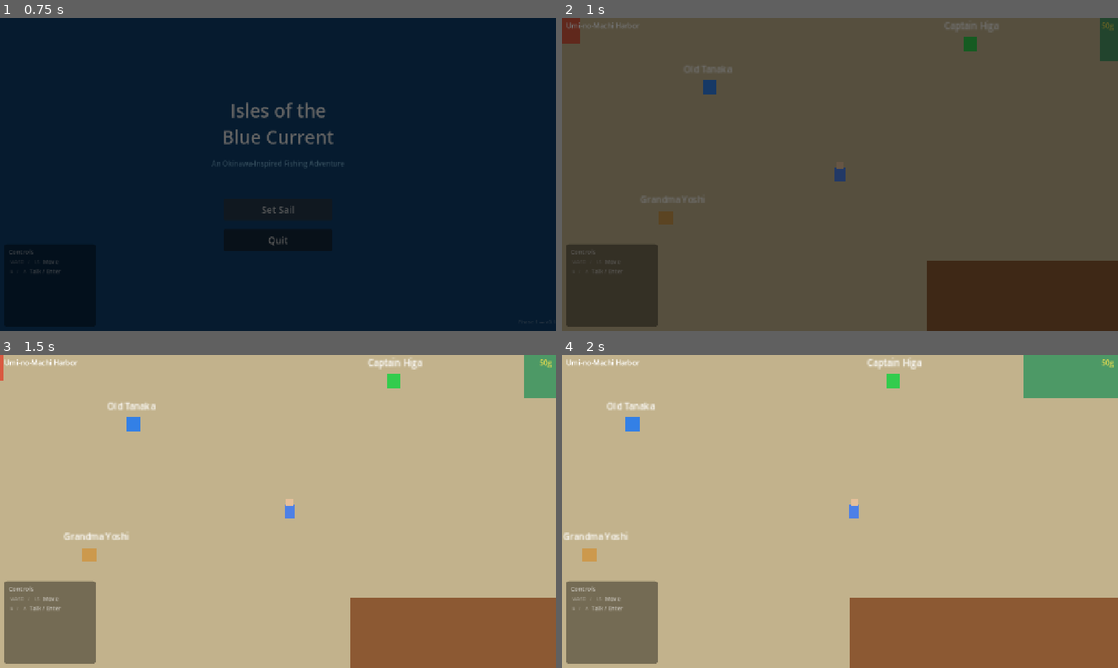
Above: before the commit, frames 1-4 (two rows, left to right).
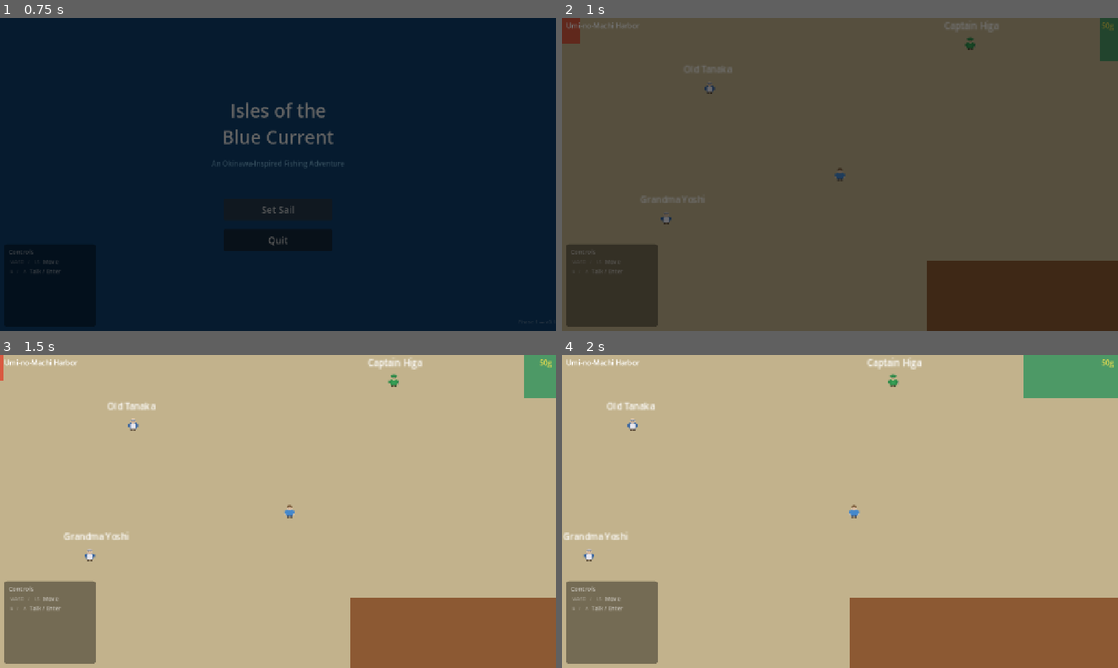
Above: after the commit, the same moments.

Repository: ragnorak02/fishing
Game: Godot game, scene res://scenes/main_menu/MainMenu.tscn
Same seed, same stepped clock (60 frames per second), same inputs: the game is played once before the commit and once after it.
Inputs (mouse positions are in pixels of both pictures, inside the frame that each line leads up to):
- Up to frame 1 (0.75 s): click "Set Sail" at 0.5 s
- Up to frame 2 (1 s): no input
- Up to frame 3 (1.5 s): move the mouse to (400, 495) at 1.27 s; hold D (move_right) from 1.28 s (still down); tap R (transform_vehicle) at 1.35 s
- Up to frame 4 (2 s): keep holding D (move_right)

Frame 1 is identical in both runs. In frame 2, 0.4% of the frame differs, in the area x 17-75%, y 6-66%; in frame 3, 0.4%; in frame 4, 0.4%, in the area x 3-61%, y 6-66%.

Commit message:
feat(art): graphics pass v1 — replace ColorRect placeholders with SVG sprites
Wire 23 existing SVG assets to Sprite2D nodes across all entities (vehicle,
diver, fish, NPCs, harpoon, dive spots). Add CPUParticles2D effects for
dive spot glow, catch burst bubbles, and ambient underwater atmosphere.
Vehicle mode swap now uses modulate tinting. Fish sprites load dynamically
by species ID with value-based scaling and rarity color tinting.

Co-Authored-By: Claude Opus 4.6 <noreply@anthropic.com>

Diff:
--- a/game.config.json
+++ b/game.config.json
@@ -9,7 +9,8 @@
 	"testCommand": "tests/run-tests.bat",
 	"metadata": {
 		"lastGameplayUpdate": "2026-02-16",
-		"lastArtUpdate": "",
+		"lastArtUpdate": "2026-02-17",
+		"asset_stage": "placeholder_v1",
 		"buildVersion": "0.1.0",
 		"progressPercent": 100
 	}
--- /dev/null
+++ b/placeholder_manifest.json
@@ -0,0 +1,114 @@
+{
+	"pass": "graphics_v1",
+	"date": "2026-02-17",
+	"assets": [
+		{
+			"file": "assets/sprites/boat/boat.svg",
+			"replaces": "3 ColorRects in VehicleController.gd:34-57",
+			"swap_target": "Final boat/submarine sprite (multi-frame for surface + submerged)",
+			"dimensions": "32x48"
+		},
+		{
+			"file": "assets/sprites/npc/player_topdown.svg",
+			"replaces": "2 ColorRects in Player.gd:20-32",
+			"swap_target": "Final hub player top-down sprite",
+			"dimensions": "16x16"
+		},
+		{
+			"file": "assets/sprites/diver/diver.svg",
+			"replaces": "3 ColorRects in DiverController.gd:24-44",
+			"swap_target": "Final diver sprite (multi-frame swim cycle)",
+			"dimensions": "24x32"
+		},
+		{
+			"file": "assets/sprites/fish/sardine.svg",
+			"replaces": "3 ColorRects in FishAI.gd:54-78",
+			"swap_target": "Final sardine sprite",
+			"dimensions": "16x8"
+		},
+		{
+			"file": "assets/sprites/fish/mackerel.svg",
+			"replaces": "3 ColorRects in FishAI.gd:54-78",
+			"swap_target": "Final mackerel sprite",
+			"dimensions": "16x8"
+		},
+		{
+			"file": "assets/sprites/fish/sea_bream.svg",
+			"replaces": "3 ColorRects in FishAI.gd:54-78",
+			"swap_target": "Final sea bream sprite",
+			"dimensions": "16x8"
+		},
+		{
+			"file": "assets/sprites/fish/squid.svg",
+			"replaces": "3 ColorRects in FishAI.gd:54-78",
+			"swap_target": "Final squid sprite",
+			"dimensions": "16x16"
+		},
+		{
+			"file": "assets/sprites/fish/octopus.svg",
+			"replaces": "3 ColorRects in FishAI.gd:54-78",
+			"swap_target": "Final octopus sprite",
+			"dimensions": "16x16"
+		},
+		{
+			"file": "assets/sprites/fish/yellowtail.svg",
+			"replaces": "3 ColorRects in FishAI.gd:54-78",
+			"swap_target": "Final yellowtail sprite",
+			"dimensions": "16x8"
+		},
+		{
+			"file": "assets/sprites/fish/grouper.svg",
+			"replaces": "3 ColorRects in FishAI.gd:54-78",
+			"swap_target": "Final grouper sprite",
+			"dimensions": "16x12"
+		},
+		{
+			"file": "assets/sprites/fish/bluefin_tuna.svg",
+			"replaces": "3 ColorRects in FishAI.gd:54-78",
+			"swap_target": "Final bluefin tuna sprite",
+			"dimensions": "20x10"
+		},
+		{
+			"file": "assets/sprites/fish/manta_ray.svg",
+			"replaces": "3 ColorRects in FishAI.gd:54-78",
+			"swap_target": "Final manta ray sprite",
+			"dimensions": "24x16"
+		},
+		{
+			"file": "assets/sprites/fish/golden_koi.svg",
+			"replaces": "3 ColorRects in FishAI.gd:54-78",
+			"swap_target": "Final golden koi sprite",
+			"dimensions": "16x10"
+		},
+		{
+			"file": "assets/sprites/npc/fishmonger.svg",
+			"replaces": "1 ColorRect in NPC.gd:25-39",
+			"swap_target": "Final fishmonger NPC sprite",
+			"dimensions": "16x16"
+		},
+		{
+			"file": "assets/sprites/npc/upgrade_npc.svg",
+			"replaces": "1 ColorRect in NPC.gd:25-39",
+			"swap_target": "Final upgrade NPC sprite",
+			"dimensions": "16x16"
+		},
+		{
+			"file": "assets/sprites/ui/harpoon.svg",
+			"replaces": "2 ColorRects in Harpoon.gd:29-39",
+			"swap_target": "Final harpoon projectile sprite",
+			"dimensions": "24x6"
+		},
+		{
+			"file": "assets/sprites/environment/ocean/dive_spot.svg",
+			"replaces": "1 ColorRect 50x50 in DiveSpot.gd:20-25",
+			"swap_target": "Final dive spot indicator sprite",
+			"dimensions": "24x24"
+		},
+		{
+			"file": "assets/sprites/effects/bubble.svg",
+			"replaces": "N/A (new ambient particle texture)",
+			"swap_target": "Final bubble particle texture",
+			"dimensions": "8x8"
+		}
+	]
+}
--- a/scenes/dive_scene/DiveScene.gd
+++ b/scenes/dive_scene/DiveScene.gd
@@ -45,6 +45,9 @@
 	diver.add_to_group("diver")
 
 	_update_catch_label()
+
+	# Ambient underwater bubbles
+	_create_ambient_bubbles()
 
 func _create_boundaries() -> void:
 	var bounds := $Boundaries as StaticBody2D
@@ -112,6 +115,7 @@
 	pass  # Could add miss feedback
 
 func _spawn_catch_effect(pos: Vector2) -> void:
+	# Floating text
 	var effect := Label.new()
 	effect.text = "Caught!"
 	effect.add_theme_color_override("font_color", Color(1, 1, 0.3))
@@ -124,6 +128,45 @@
 	tween.parallel().tween_property(effect, "modulate:a", 0.0, 0.8)
 	tween.tween_callback(effect.queue_free)
 
+	# Bubble burst particles
+	var burst := CPUParticles2D.new()
+	burst.emitting = true
+	burst.one_shot = true
+	burst.amount = 12
+	burst.lifetime = 0.6
+	burst.explosiveness = 0.9
+	burst.direction = Vector2(0, -1)
+	burst.spread = 180.0
+	burst.gravity = Vector2(0, -20)
+	burst.initial_velocity_min = 30.0
+	burst.initial_velocity_max = 60.0
+	burst.scale_amount_min = 1.0
+	burst.scale_amount_max = 3.0
+	burst.color = Color(0.7, 0.9, 1.0, 0.6)
+	add_child(burst)
+	burst.global_position = pos
+	get_tree().create_timer(1.0).timeout.connect(burst.queue_free)
+
+func _create_ambient_bubbles() -> void:
+	var bubbles := CPUParticles2D.new()
+	bubbles.name = "AmbientBubbles"
+	bubbles.amount = 20
+	bubbles.lifetime = 4.0
+	bubbles.emission_shape = CPUParticles2D.EMISSION_SHAPE_RECTANGLE
+	bubbles.emission_rect_extents = Vector2(800, 50)
+	bubbles.position = Vector2(0, 500)
+	bubbles.direction = Vector2(0, -1)
+	bubbles.gravity = Vector2(0, -10)
+	bubbles.initial_velocity_min = 15.0
+	bubbles.initial_velocity_max = 40.0
+	bubbles.scale_amount_min = 0.5
+	bubbles.scale_amount_max = 2.0
+	bubbles.color = Color(0.66, 0.85, 0.94, 0.35)
+	var bubble_tex = load("res://assets/sprites/effects/bubble.svg")
+	if bubble_tex:
+		bubbles.texture = bubble_tex
+	add_child(bubbles)
+
 func _update_catch_label() -> void:
 	catch_label.text = "Catch: %d fish" % Inventory.current_haul.size()
 
--- a/scenes/hub_town/NPC.gd
+++ b/scenes/hub_town/NPC.gd
@@ -20,24 +20,18 @@
 	area.body_exited.connect(_on_body_exited)
 
 	if $Sprite2D.texture == null:
-		_create_placeholder_visual()
-
-func _create_placeholder_visual() -> void:
-	var color: Color
+		_load_npc_sprite()
+
+func _load_npc_sprite() -> void:
 	match npc_type:
 		"fishmonger":
-			color = Color(0.2, 0.5, 0.9)
+			$Sprite2D.texture = load("res://assets/sprites/npc/fishmonger.svg")
 		"upgrade":
-			color = Color(0.2, 0.8, 0.3)
+			$Sprite2D.texture = load("res://assets/sprites/npc/upgrade_npc.svg")
 		_:
-			color = Color(0.8, 0.6, 0.3)
-
-	var rect := ColorRect.new()
-	rect.size = Vector2(16, 16)
-	rect.position = Vector2(-8, -8)
-	rect.color = color
-	add_child(rect)
-
+			$Sprite2D.texture = load("res://assets/sprites/npc/fishmonger.svg")
+
+	# Name label above NPC
 	var label := Label.new()
 	label.text = npc_name
 	label.position = Vector2(-30, -28)
--- a/scenes/hub_town/Player.gd
+++ b/scenes/hub_town/Player.gd
@@ -13,23 +13,8 @@
 		capsule.height = 14.0
 		col.shape = capsule
 
-	# Create placeholder visual if no sprite texture
-	if sprite.texture == null:
-		_create_placeholder_visual()
-
-func _create_placeholder_visual() -> void:
-	var rect := ColorRect.new()
-	rect.size = Vector2(12, 16)
-	rect.position = Vector2(-6, -8)
-	rect.color = Color(0.3, 0.5, 0.9)
-	add_child(rect)
-
-	# Head
-	var head := ColorRect.new()
-	head.size = Vector2(8, 8)
-	head.position = Vector2(-4, -14)
-	head.color = Color(0.9, 0.75, 0.6)
-	add_child(head)
+	# Load player sprite
+	sprite.texture = preload("res://assets/sprites/npc/player_topdown.svg")
 
 func _physics_process(_delta: float) -> void:
 	var input_dir := Vector2(
--- a/scenes/ocean_surface/DiveSpot.gd
+++ b/scenes/ocean_surface/DiveSpot.gd
@@ -18,11 +18,26 @@
 	_create_glow()
 
 func _create_glow() -> void:
-	var glow := ColorRect.new()
-	glow.size = Vector2(50, 50)
-	glow.position = Vector2(-25, -25)
-	glow.color = Color(0, 0.9, 0.9, 0.3)
-	add_child(glow)
+	# Dive spot sprite
+	var spot_sprite := Sprite2D.new()
+	spot_sprite.texture = preload("res://assets/sprites/environment/ocean/dive_spot.svg")
+	spot_sprite.scale = Vector2(2.0, 2.0)
+	add_child(spot_sprite)
+
+	# Particle glow effect
+	var particles := CPUParticles2D.new()
+	particles.amount = 8
+	particles.lifetime = 2.0
+	particles.emission_shape = CPUParticles2D.EMISSION_SHAPE_SPHERE
+	particles.emission_sphere_radius = 20.0
+	particles.direction = Vector2(0, -1)
+	particles.gravity = Vector2.ZERO
+	particles.initial_velocity_min = 5.0
+	particles.initial_velocity_max = 15.0
+	particles.scale_amount_min = 0.3
+	particles.scale_amount_max = 0.8
+	particles.color = Color(0, 0.9, 0.9, 0.4)
+	add_child(particles)
 
 	# Label
 	var label := Label.new()
--- a/scripts/entities/DiverController.gd
+++ b/scripts/entities/DiverController.gd
@@ -18,30 +18,8 @@
 		capsule.height = 20.0
 		col.shape = capsule
 
-	if sprite.texture == null:
-		_create_placeholder_visual()
-
-func _create_placeholder_visual() -> void:
-	# Body
-	var body := ColorRect.new()
-	body.size = Vector2(12, 20)
-	body.position = Vector2(-6, -10)
-	body.color = Color(0.15, 0.15, 0.15)
-	add_child(body)
-
-	# Mask/goggles
-	var goggles := ColorRect.new()
-	goggles.size = Vector2(10, 4)
-	goggles.position = Vector2(-5, -12)
-	goggles.color = Color(0.3, 0.7, 0.9)
-	add_child(goggles)
-
-	# Fins
-	var fins := ColorRect.new()
-	fins.size = Vector2(14, 4)
-	fins.position = Vector2(-7, 10)
-	fins.color = Color(0.2, 0.2, 0.2)
-	add_child(fins)
+	# Load diver sprite
+	sprite.texture = preload("res://assets/sprites/diver/diver.svg")
 
 func _physics_process(delta: float) -> void:
 	# 8-directional swim input
--- a/scripts/entities/FishAI.gd
+++ b/scripts/entities/FishAI.gd
@@ -48,34 +48,19 @@
 	bounds = spawn_bounds
 	awareness_radius = species.awareness_radius
 
-	if sprite.texture == null:
-		_create_placeholder_visual()
+	_load_species_sprite()
 
-func _create_placeholder_visual() -> void:
-	if species == null:
+func _load_species_sprite() -> void:
+	if species == null or sprite == null:
 		return
-	var color := species.get_rarity_color()
-	# Fish body
-	var body := ColorRect.new()
-	var size_factor := clamp(species.base_value / 50.0, 0.5, 2.5)
-	body.size = Vector2(16 * size_factor, 8 * size_factor)
-	body.position = -body.size / 2.0
-	body.color = color
-	add_child(body)
-
-	# Tail
-	var tail := ColorRect.new()
-	tail.size = Vector2(5 * size_factor, 10 * size_factor)
-	tail.position = Vector2(-body.size.x / 2.0 - 5 * size_factor, -5 * size_factor)
-	tail.color = color.darkened(0.2)
-	add_child(tail)
-
-	# Eye
-	var eye := ColorRect.new()
-	eye.size = Vector2(2, 2)
-	eye.position = Vector2(body.size.x / 2.0 - 4, -2)
-	eye.color = Color.BLACK
-	add_child(eye)
+	var tex_path := "res://assets/sprites/fish/%s.svg" % species.id
+	if ResourceLoader.exists(tex_path):
+		sprite.texture = load(tex_path)
+		# Scale by species value — small common fish stay small, legendary fish are large
+		var size_factor := clamp(species.base_value / 50.0, 0.5, 2.5)
+		sprite.scale = Vector2(size_factor, size_factor)
+	# Tint slightly toward rarity color
+	sprite.modulate = species.get_rarity_color().lerp(Color.WHITE, 0.7)
 
 func _physics_process(delta: float) -> void:
 	state_timer -= delta
--- a/scripts/entities/Harpoon.gd
+++ b/scripts/entities/Harpoon.gd
@@ -26,18 +26,9 @@
 	collision_mask = 4   # Fish layer
 
 	# Visual
-	var line := ColorRect.new()
-	line.size = Vector2(20, 3)
-	line.position = Vector2(-2, -1.5)
-	line.color = Color(0.7, 0.7, 0.75)
-	add_child(line)
-
-	# Tip
-	var tip := ColorRect.new()
-	tip.size = Vector2(6, 5)
-	tip.position = Vector2(18, -2.5)
-	tip.color = Color(0.85, 0.85, 0.9)
-	add_child(tip)
+	var sprite := Sprite2D.new()
+	sprite.texture = preload("res://assets/sprites/ui/harpoon.svg")
+	add_child(sprite)
 
 	body_entered.connect(_on_body_entered)
 	area_entered.connect(_on_area_entered)
--- a/scripts/vehicle/VehicleController.gd
+++ b/scripts/vehicle/VehicleController.gd
@@ -4,18 +4,12 @@
 
 @onready var state_machine: VehicleStateMachine = $VehicleStateMachine
 
-# Placeholder visual nodes (created in _ready)
-var hull_rect: ColorRect
-var deck_rect: ColorRect
-var bow_rect: ColorRect
-
 signal mode_changed(mode: int)
 signal throttle_changed(throttle: float)
 
 func _ready() -> void:
-	# Create placeholder visual if no sprite texture
-	if $Sprite2D.texture == null:
-		_create_placeholder_visual()
+	# Load boat sprite
+	$Sprite2D.texture = preload("res://assets/sprites/boat/boat.svg")
 
 	# Set up collision shape (surface default)
 	var col: CollisionShape2D = $CollisionShape2D
@@ -30,31 +24,6 @@
 
 	# Init state machine
 	_init_state_machine()
-
-func _create_placeholder_visual() -> void:
-	# Vehicle body (hull)
-	hull_rect = ColorRect.new()
-	hull_rect.name = "HullRect"
-	hull_rect.size = Vector2(16, 32)
-	hull_rect.position = Vector2(-8, -16)
-	hull_rect.color = Color(0.55, 0.35, 0.2)  # Surface: brown
-	add_child(hull_rect)
-
-	# Vehicle deck
-	deck_rect = ColorRect.new()
-	deck_rect.name = "DeckRect"
-	deck_rect.size = Vector2(10, 20)
-	deck_rect.position = Vector2(-5, -10)
-	deck_rect.color = Color(0.75, 0.55, 0.35)  # Surface: tan
-	add_child(deck_rect)
-
-	# Bow indicator
-	bow_rect = ColorRect.new()
-	bow_rect.name = "BowRect"
-	bow_rect.size = Vector2(6, 6)
-	bow_rect.position = Vector2(-3, -18)
-	bow_rect.color = Color(0.9, 0.9, 0.9)  # Surface: white
-	add_child(bow_rect)
 
 func _init_systems() -> void:
 	# DurabilitySystem — always active
@@ -121,20 +90,10 @@
 func is_transforming() -> bool:
 	return state_machine.is_transforming
 
-# --- Placeholder visual swaps ---
+# --- Vehicle mode visuals ---
 
 func apply_surface_visuals() -> void:
-	if hull_rect:
-		hull_rect.color = Color(0.55, 0.35, 0.2)  # Brown hull
-	if deck_rect:
-		deck_rect.color = Color(0.75, 0.55, 0.35)  # Tan deck
-	if bow_rect:
-		bow_rect.color = Color(0.9, 0.9, 0.9)  # White bow
+	$Sprite2D.modulate = Color(1.0, 1.0, 1.0)
 
 func apply_submerged_visuals() -> void:
-	if hull_rect:
-		hull_rect.color = Color(0.3, 0.3, 0.35)  # Dark grey hull
-	if deck_rect:
-		deck_rect.color = Color(0.5, 0.5, 0.55)  # Steel deck
-	if bow_rect:
-		bow_rect.color = Color(0.3, 0.5, 0.8)  # Blue bow
+	$Sprite2D.modulate = Color(0.5, 0.6, 0.8)
Not shown, changed: game_direction.md
